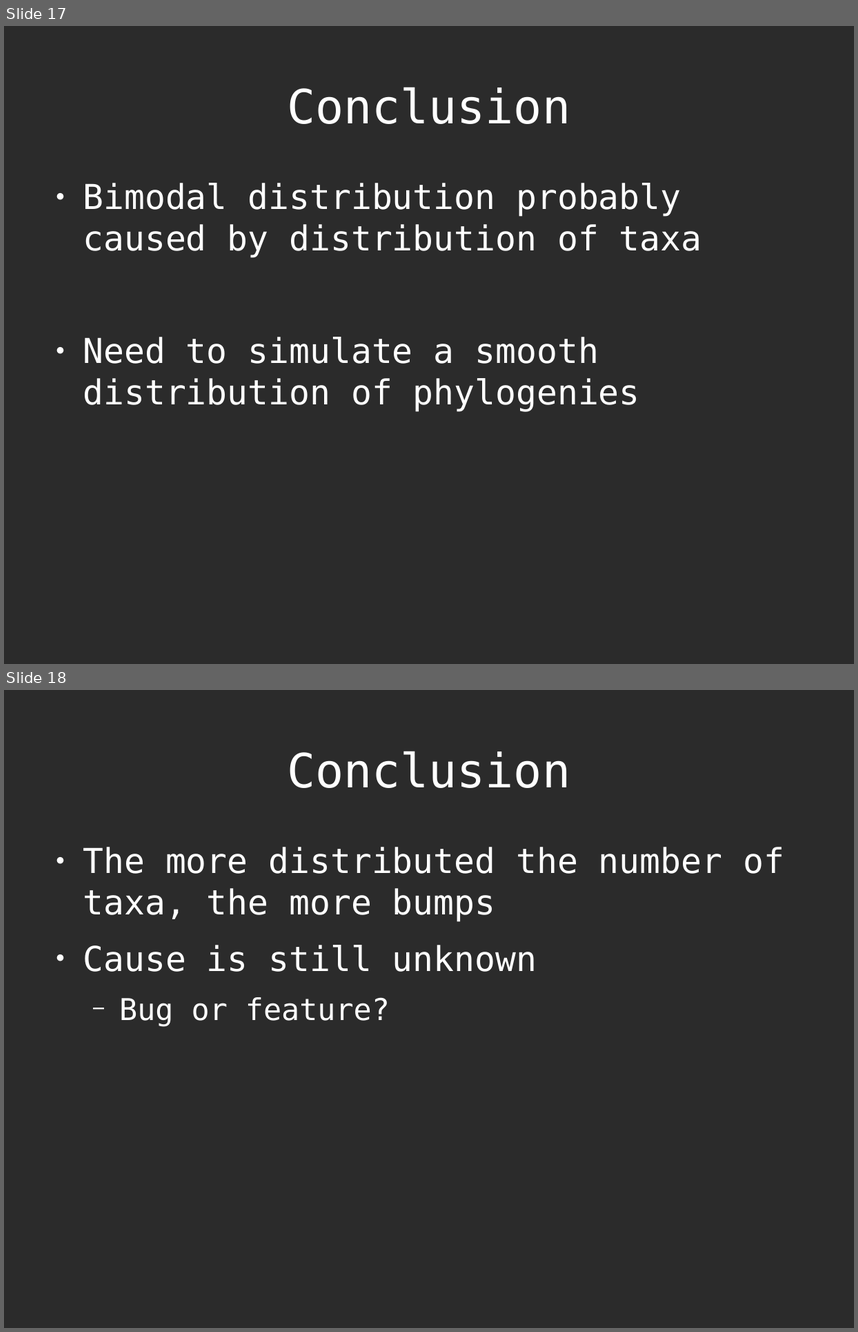
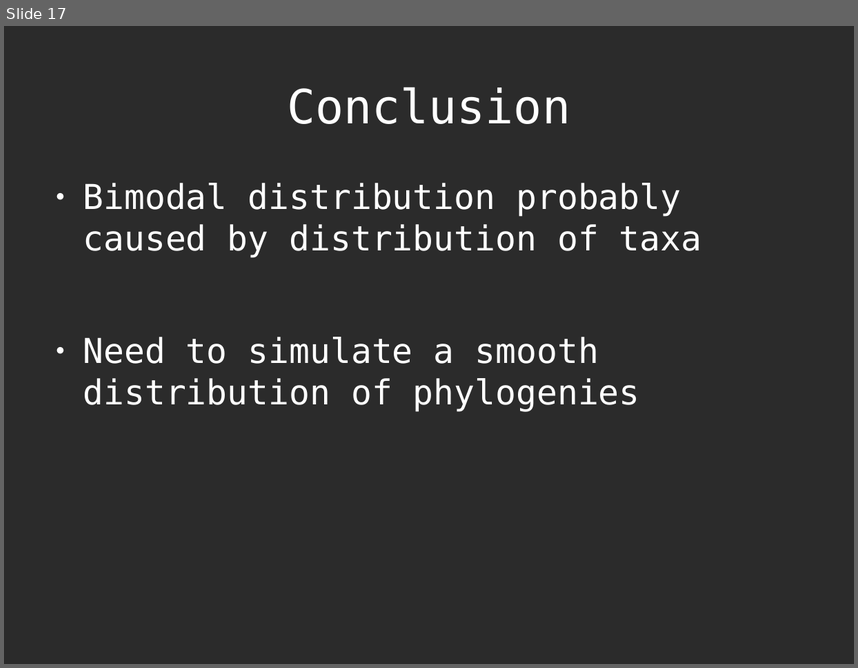
Before and after one commit to richelbilderbeek/Science, a slide deck: Bilderbeek20161214TeceMeeting/20161214TeceMeeting.odp. Shown one above the other, each under a label of ours: slides 17 and 18 before the commit, slide 17 after it. The pictures are 858x1332 and 858x668 pixels, drawn with LibreOffice and Linux fonts; fonts in the diff are those of the drawing; background and template pictures are left out; a plain dark background stands for a picture behind light text. Boxes give left, top, right and bottom in pixels: in the first picture for what was removed or moved away, otherwise in the second. Text is boxed around its words. In the diff, an @@ line names an element or a change of style, - is before the commit and + after.

```diff
--- a/Bilderbeek20161214TeceMeeting/20161214TeceMeeting.odp
+++ b/Bilderbeek20161214TeceMeeting/20161214TeceMeeting.odp
@@ slide 18 removed at (4,690,854,1328), background picture (left out) @@
@@ title removed at (287,751,570,788) @@
-Conclusion
@@ text removed at (83,847,784,1027) @@
-● The more distributed the number of taxa, the more bumps
-● Cause is still unknown
-  − Bug or feature?
```
Also in this commit, not shown: 3 slides added, 1 other file.
